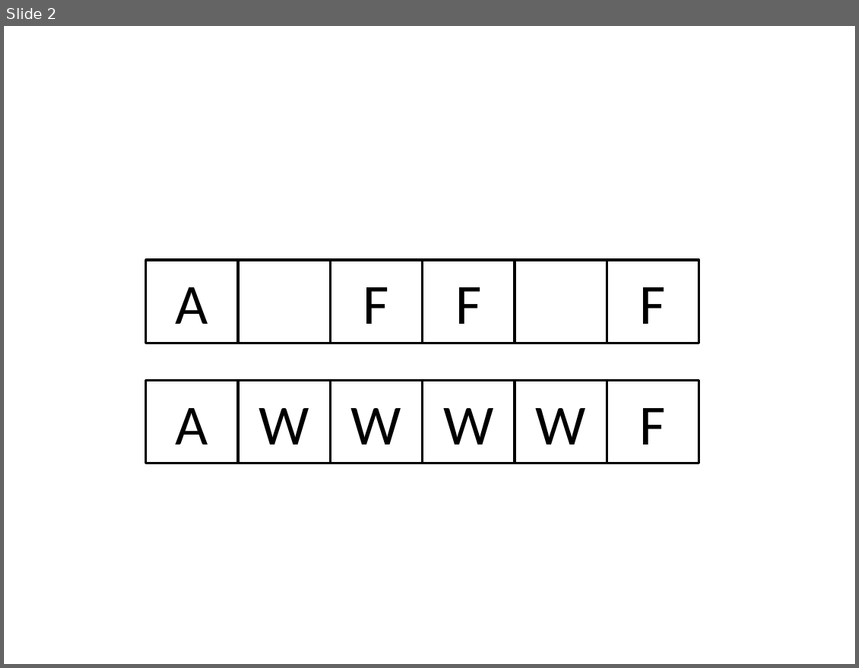
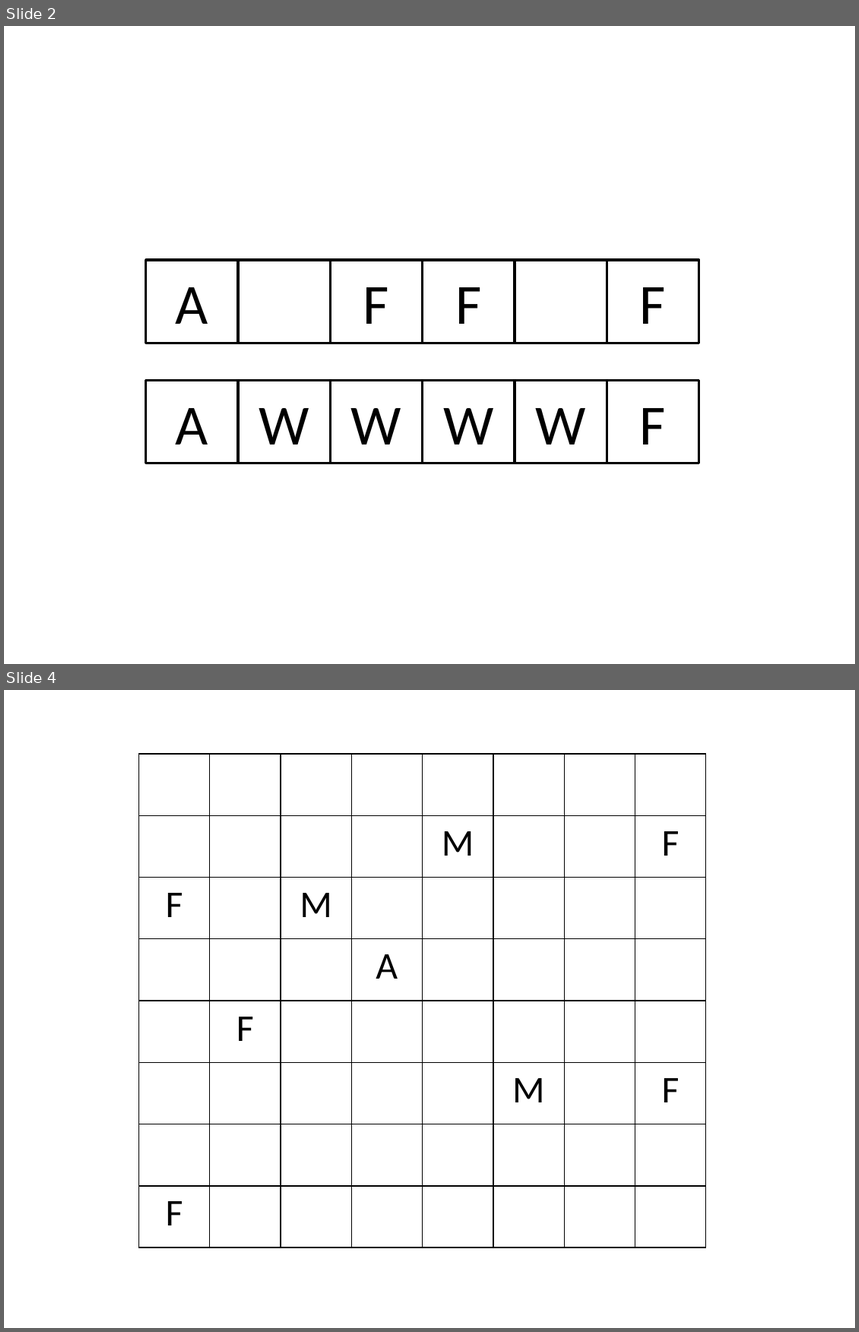
Before and after one commit to lono175/Thesis, a slide deck: figures/figures.pptx. Shown one above the other, each under a label of ours: slide 2 before the commit, slides 2 and 4 after it; the slides between them are not shown. The pictures are 859x668 and 859x1332 pixels, drawn with LibreOffice and Linux fonts; fonts in the diff are those of the drawing. Boxes give left, top, right and bottom in pixels: in the first picture for what was removed or moved away, otherwise in the second. Text is boxed around its words. In the diff, an @@ line names an element or a change of style, - is before the commit and + after.

```diff
--- a/figures/figures.pptx
+++ b/figures/figures.pptx
@@ slide 4 added at (4,690,855,1328), background #FFFFFF @@
@@ table added at (139,754,704,1249), 8 rows, 8 columns @@
+ |  |  |  |  |  |  | 
+ |  |  |  | M |  |  | F
+F |  | M |  |  |  |  | 
+ |  |  | A |  |  |  | 
+ | F |  |  |  |  |  | 
+ |  |  |  |  | M |  | F
+ |  |  |  |  |  |  | 
+F |  |  |  |  |  |  | 
```
Also in this commit, not shown: 1 other slide added, 4 other files.
